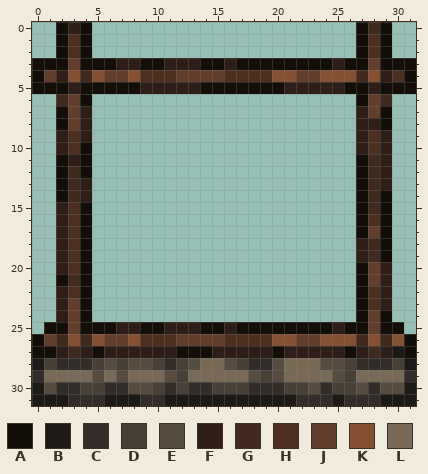
Pixel-art sprite -- content/Entities/Structures/Construction/construction.4x4.png. The first picture shows the starting point.
The file is 32x32 pixels.
Palette (. is transparent): A #140e08  B #1c1917  C #322d29  D #483f37  E #564d40  F #2f1e17  G #40291f  H #4d2f21  J #643e2d  K #854f32  L #786a56
Pixels before, first column x 0:
 0 ..AFA......................AGA..
 1 ..AHA......................AHA..
 2 ..AHA......................AHA..
 3 AAAJAAAFFAAFFFAAFAAAAAAAAFAAJAAA
 4 AJFKGKJJKHHHJJJJHHHHKKJJKKKGKFHA
 5 AAAFAAAAAFFFFFAAAAAAAFFFFFAAFAAA
 6 ..GJA......................AJG..
 7 ..AJF......................FJA..
 8 ..AJF......................FFA..
 9 ..FHF......................FHF..
10 ..FHA......................FHF..
11 ..AFA......................AGF..
12 ..AGA......................AGF..
13 ..AGF......................AGF..
14 ..AGF......................AGA..
15 ..FHA......................AGA..
16 ..FHA......................AHA..
17 ..FHA......................AJA..
18 ..FHA......................FGA..
19 ..FHA......................FGA..
20 ..FHA......................AJF..
21 ..AGA......................AJF..
22 ..FHA......................AHF..
23 ..FJA......................AHF..
24 ..FJA......................AJA..
25 .AAJAAAFFAAFFFAAFAAAAAAAAFAAJAA.
26 AJGKGKJJKHHHJJJJHHHHKKJJKKKGKGKA
27 AAFGFAFFFFFFAAAFFFFFAFFFFFAFGFBA
28 BDCCCDEDEEDCDELLEDCCELLLEEDCCCDB
29 CLLLLELELLLEDLLLLLEDELLLLEDLLLLC
30 BECCDDCCEEDCDCCDDDCCCDDECDDECEEB
31 BBBCCCBBBCCBBBBBBBBBBBCCCBCCCBBB
The same view after the edit:
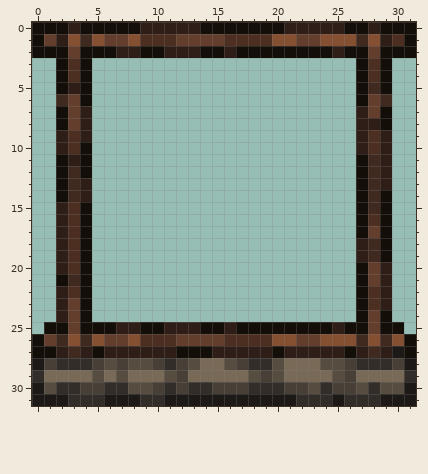
Difference:
Changed rows in their new state; - is an unchanged pixel.
first column x 0:
 0 AA---AAAAFFFFFAAAAAAAFFFFFA-F-AA
 1 AJFKGKJJKHHHJJJJHHHHKKJJKKKGKFHA
 2 AA-J-AAFFAAFFFAAFAAAAAAAAFA-J-AA
 3 ..-H-......................-H-..
 4 ..AHA......................AHA..
 5 ..---......................-G-..
Where, in picture pixels (left, top, right, bottom), the same in both pictures:
changed: (32, 22, 416, 94)
